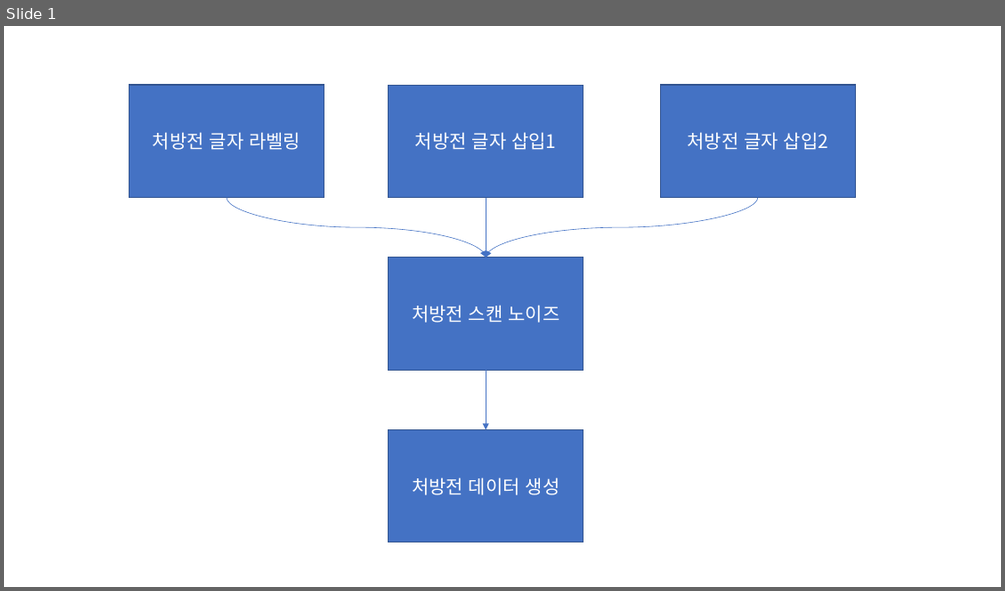
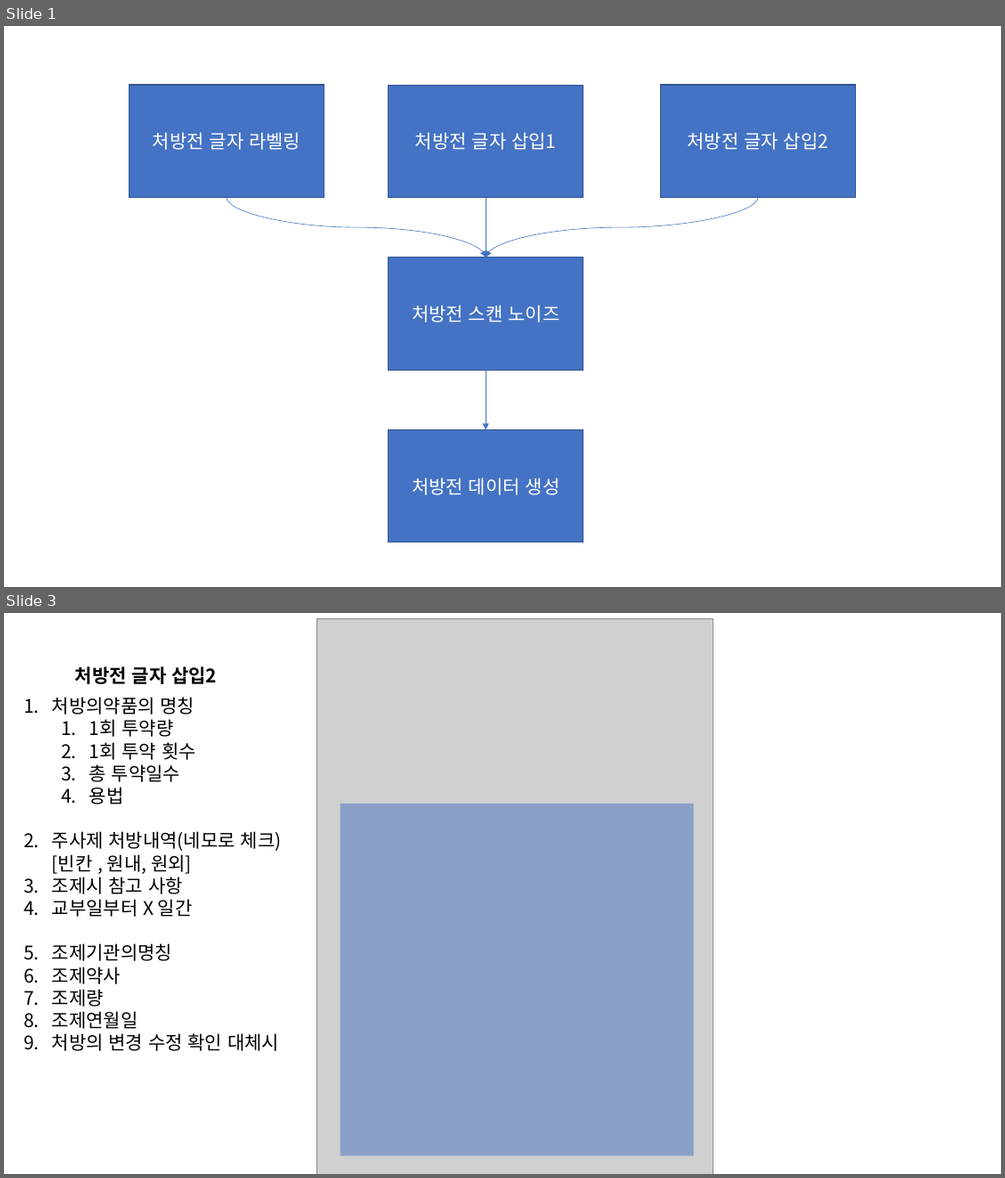
Before and after one commit to GoX2Maker/YearDeam_MAKE, a slide deck: 1.data/2.documents/OCR 처방전.pptx. Shown one above the other, each under a label of ours: slide 1 before the commit, slides 1 and 3 after it; the slides between them are not shown. The pictures are 1005x591 and 1005x1178 pixels, drawn with LibreOffice and Linux fonts; fonts in the diff are those of the drawing; grey boxes stand for pictures. Boxes give left, top, right and bottom in pixels: in the first picture for what was removed or moved away, otherwise in the second. Text is boxed around its words. In the diff, an @@ line names an element or a change of style, - is before the commit and + after.

```diff
--- a/1.data/2.documents/OCR 처방전.pptx
+++ b/1.data/2.documents/OCR 처방전.pptx
@@ slide 3 added at box(4, 613, 1001, 1174), background #FFFFFF @@
@@ picture added at box(316, 619, 713, 1174) @@
@@ text added at box(75, 666, 217, 684), 18 pt, text #000000, bold @@
+처방전 글자 삽입2
@@ text added at box(52, 697, 282, 1051), 18 pt, text #000000 @@
+1. 처방의약품의 명칭
+  1. 1회 투약량
+  2. 1회 투약 횟수
+  3. 총 투약일수
+  4. 용법
+2. 주사제 처방내역(네모로 체크)
+   [빈칸 , 원내, 원외]
+3. 조제시 참고 사항
+4. 교부일부터 X 일간
+5. 조제기관의명칭
+6. 조제약사
+7. 조제량
+8. 조제연월일
+9. 처방의 변경 수정 확인 대체시
@@ rectangle added at box(340, 803, 694, 1155), fill #4472C4 at 50% opacity @@
```
Also in this commit, not shown: 1 other slide added.
